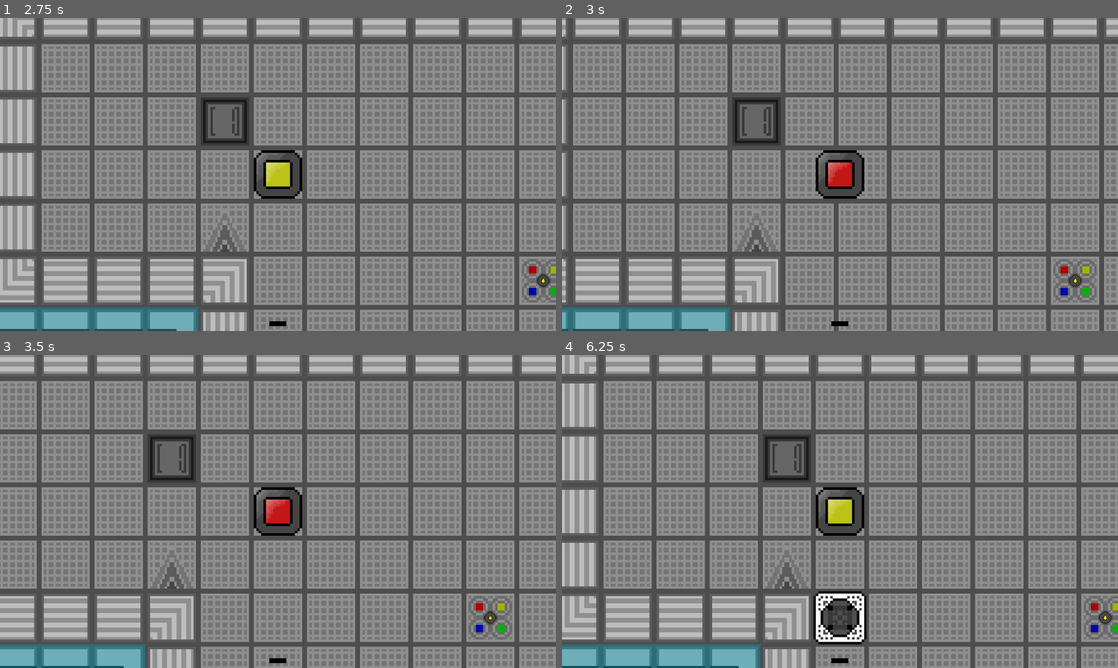
Above: before the commit, frames 1-4 (two rows, left to right).
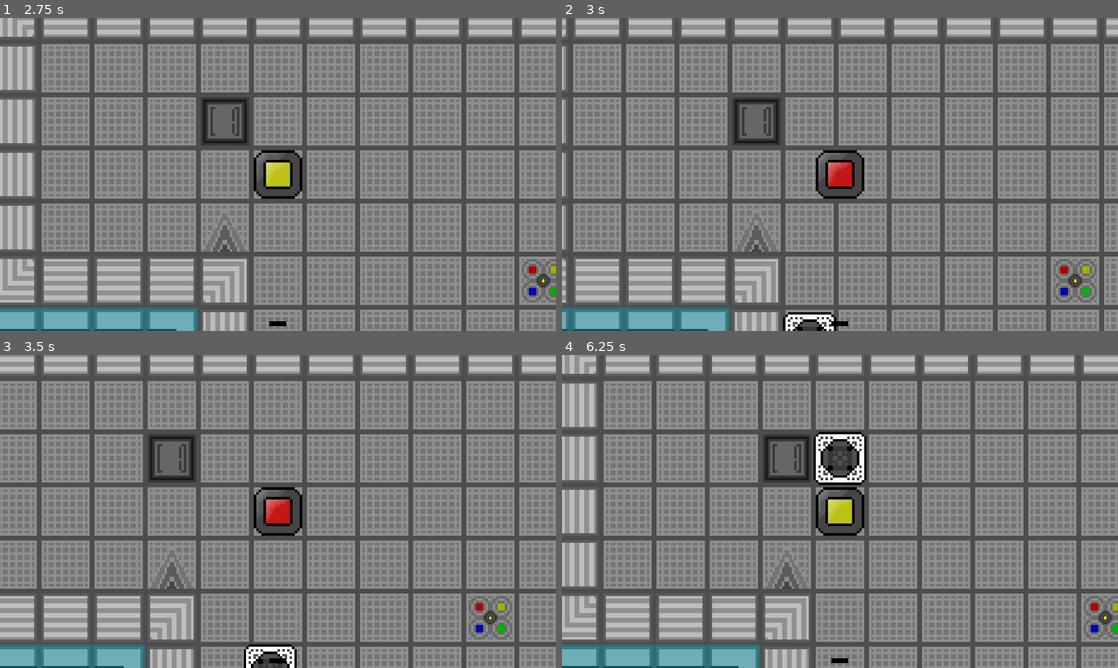
Above: after the commit, the same moments.

Repository: programing-user2009/OIOG-main
Game: Godot game, scene res://scenes/menu.tscn
Two runs of this game, one before a commit and one after it. Both use one fixed random seed, a clock stepped at 60 frames per second and the inputs below. Video files are missing from this copy of the repository; at most half a second of black plays in their place.
Inputs (mouse positions are in pixels of both pictures, inside the frame that each line leads up to):
- Up to frame 1 (2.75 s): click (105, 96) at 0.5 s; tap Enter at 1.25 s; move the mouse to (400, 158) at 1.27 s; hold Right (Right) 1.28-2.03 s; tap F (Interact) at 1.35 s; tap Space at 2 s; move the mouse to (166, 190) at 2.02 s; hold S (Down) from 2.03 s (still down); tap E (UseAbilty) at 2.1 s
- Up to frame 2 (3 s): tap Enter at 2.75 s; move the mouse to (895, 105) at 2.77 s; release S (Down) at 2.78 s; hold Right (Right) from 2.78 s (still down); tap F (Interact) at 2.85 s
- Up to frame 3 (3.5 s): keep holding Right (Right)
- Up to frame 4 (6.25 s): move the mouse to (812, 574) at 3.52 s; release Right (Right) at 3.53 s; hold Up (Up) 3.53-4.28 s; tap E (UseAbilty) at 3.6, 5.1 s; move the mouse to (1006, 558) at 4.27 s; hold A (Left) 4.28-5.78 s; tap F (Interact) at 4.35, 5.85 s; move the mouse to (673, 464) at 5.02 s; move the mouse to (867, 511) at 5.77 s; hold S (Down) from 5.78 s (still down)

Frame 1 is identical in both runs. In frame 2, 0.5% of the frame differs, in the area x 39-50%, y 94-100%; in frame 3, 0.6%; in frame 4, 3.1%, in the area x 45-55%, y 24-93%.

Commit message:
game (unstable)
now can view the damage taken (and increase enemy move speed)

Diff:
--- a/scenes/player.tscn
+++ b/scenes/player.tscn
@@ -6,6 +6,7 @@
 [ext_resource type="PackedScene" uid="uid://bewy5c8a6nod7" path="res://scenes/abilities_func.tscn" id="2_qlg0r"]
 [ext_resource type="PackedScene" uid="uid://bdnbqca6fgrvi" path="res://scenes/hp_func.tscn" id="2_tuyoq"]
 [ext_resource type="PackedScene" uid="uid://b3pg1hv8pd7of" path="res://scenes/movement_func.tscn" id="3_qlg0r"]
+[ext_resource type="Texture2D" uid="uid://dniilbydt6vak" path="res://assets/photos/Enitiys/pixil-frame-0 (53).png" id="6_fjrip"]
 
 [sub_resource type="AtlasTexture" id="AtlasTexture_dqkch"]
 atlas = ExtResource("1_3vyb7")
@@ -58,30 +59,42 @@
 "speed": 5.0
 }]
 
+[sub_resource type="AtlasTexture" id="AtlasTexture_smehm"]
+atlas = ExtResource("6_fjrip")
+region = Rect2(660, 440, 220, 220)
+
 [sub_resource type="AtlasTexture" id="AtlasTexture_ur7pv"]
-atlas = ExtResource("1_3vyb7")
-region = Rect2(440, 220, 110, 110)
+atlas = ExtResource("6_fjrip")
+region = Rect2(880, 440, 220, 220)
 
 [sub_resource type="AtlasTexture" id="AtlasTexture_y4r1p"]
-atlas = ExtResource("1_3vyb7")
-region = Rect2(440, 110, 110, 110)
+atlas = ExtResource("6_fjrip")
+region = Rect2(880, 220, 220, 220)
 
 [sub_resource type="AtlasTexture" id="AtlasTexture_d2wvv"]
-atlas = ExtResource("1_3vyb7")
-region = Rect2(440, 0, 110, 110)
+atlas = ExtResource("6_fjrip")
+region = Rect2(880, 0, 220, 220)
 
 [sub_resource type="AtlasTexture" id="AtlasTexture_3v2ag"]
-atlas = ExtResource("1_3vyb7")
-region = Rect2(110, 440, 110, 110)
+atlas = ExtResource("6_fjrip")
+region = Rect2(220, 440, 220, 220)
 
 [sub_resource type="SpriteFrames" id="SpriteFrames_jej6c"]
 animations = [{
 "frames": [{
 "duration": 1.0,
+"texture": SubResource("AtlasTexture_smehm")
+}],
+"loop": true,
+"name": &"1 hp",
+"speed": 5.0
+}, {
+"frames": [{
+"duration": 1.0,
 "texture": SubResource("AtlasTexture_ur7pv")
 }],
 "loop": true,
-"name": &"1_4 hp",
+"name": &"2 hp",
 "speed": 5.0
 }, {
 "frames": [{
@@ -89,7 +102,7 @@
 "texture": SubResource("AtlasTexture_y4r1p")
 }],
 "loop": true,
-"name": &"2_4 hp",
+"name": &"3 hp",
 "speed": 5.0
 }, {
 "frames": [{
@@ -97,7 +110,7 @@
 "texture": SubResource("AtlasTexture_d2wvv")
 }],
 "loop": true,
-"name": &"3_4 hp",
+"name": &"4 hp",
 "speed": 5.0
 }, {
 "frames": [{
@@ -105,7 +118,7 @@
 "texture": SubResource("AtlasTexture_3v2ag")
 }],
 "loop": true,
-"name": &"full hp",
+"name": &"5 hp",
 "speed": 5.0
 }]
 
@@ -132,9 +145,11 @@
 sprite_frames = SubResource("SpriteFrames_smehm")
 animation = &"up"
 
-[node name="hp_check" type="AnimatedSprite2D" parent="."]
+[node name="HPCheck" type="AnimatedSprite2D" parent="."]
+position = Vector2(-4.64916e-06, 0)
+scale = Vector2(0.5, 0.5)
 sprite_frames = SubResource("SpriteFrames_jej6c")
-animation = &"full hp"
+animation = &"5 hp"
 
 [node name="Hitbox" type="CollisionShape2D" parent="."]
 shape = SubResource("CircleShape2D_g2els")
--- a/scrips/Func scripts/HPFunc.gd
+++ b/scrips/Func scripts/HPFunc.gd
@@ -1,10 +1,12 @@
 extends Node2D
 
 @onready var Entity = $".."
-var EntityHP = 1
+var EntityHP: int
 
 func take_damage(amount):
 	EntityHP -= amount
 	print("HP:", EntityHP)
 	if EntityHP <= 0:
 		Entity.Die()
+	if Entity.name == "Player":
+		Global.HPValue = EntityHP
--- a/scrips/Global.gd
+++ b/scrips/Global.gd
@@ -9,6 +9,7 @@
 var TemplateOn: Node = self
 var NotAbility: bool = true
 var SoulValue: String = ""
+var HPValue: int = 5
 
 var SoulColors = {
 	"left": "Blue",
--- a/scrips/NitwitAi.gd
+++ b/scrips/NitwitAi.gd
@@ -6,7 +6,7 @@
 var EnityX
 var EnityY
 var move_timer = 0
-var move_delay = 1
+var move_delay = 0.5
 var Player
 var directions = ["up", "down", "left", "right"]
 var current_direction : String = "idle"
--- a/scrips/Player.gd
+++ b/scrips/Player.gd
@@ -4,6 +4,7 @@
 @export var PlayerAbilities: Node2D
 @export var PlayerMovement: Node2D
 @onready var AbiltyAnim = $SoulAnim
+@onready var HPAnim = $HPCheck
 
 func Die():
 	print("Game Over!")
@@ -14,6 +15,7 @@
 	G.Xcoordinates = 0
 	G.Coordinates = "0,0"
 	$HPFunc.EntityHP = 5
+	G.HPValue = 5
 
 func _physics_process(delta: float) -> void:
 
@@ -48,3 +50,5 @@
 		else:
 			Global.attempt_collect_item(G.ItemStepedOn, G.TemplateOn)
 			print("there is somthing!")
+
+	HPAnim.play(str(Global.HPValue) + " hp")
--- a/scrips/UI scripts/stats.gd
+++ b/scrips/UI scripts/stats.gd
@@ -6,7 +6,7 @@
 @onready var Coordinates_Display = $CoordinatesDisplay
 
 var coins = 1
-var HP = "4/4"
+var HP = "5/5"
 var Soul = "blue"
 var XCoordinates = ""
 var YCoordinates = ""
@@ -15,10 +15,11 @@
 	XCoordinates = Global.Xcoordinates
 	YCoordinates = Global.Ycoordinates
 	Soul = Global.SoulValue
+	HP = Global.HPValue
 	update_text()
 
 func update_text():
 	Coins_Display.text = ("Coins: " + str(coins))
-	HP_Display.text = ("HP: " + str(HP))
+	HP_Display.text = ("HP: " + str(HP) + "/5")
 	Soul_Display.text = ("Soul: " + str(Soul))
 	Coordinates_Display.text = ("Coordinates: " + str(XCoordinates) + "," + str(YCoordinates))
Binary file added: assets/photos/Enitiys/pixil-frame-0 (53).png
Not shown, added: assets/photos/Enitiys/pixil-frame-0 (53).png.import
Not shown: 1 places in scenes/player.tscn that only renumber resources
